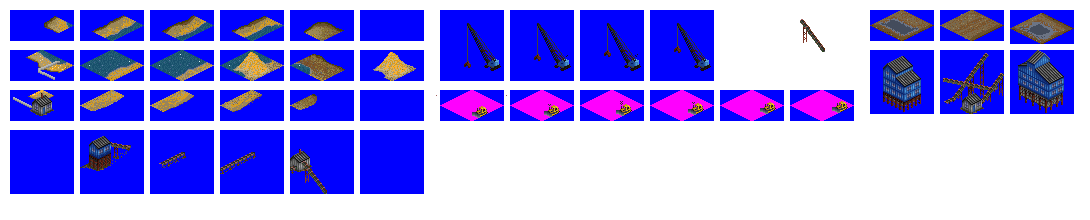
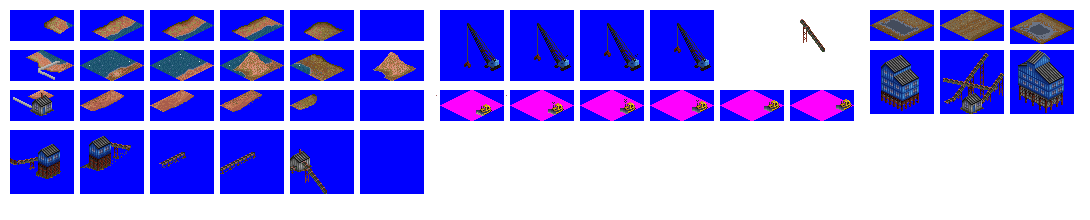
Revision of a layered 1090×220 image; what changed, layer by layer:
painted on "buildings" over (881, 55, 921, 112)
painted on "dozer" (2nd of 2, in "dozer") over (472, 99, 852, 118)
moved "Pit conveyors" above "small conveyor" over (10, 95, 492, 179)
added layer "Layer 23" in group "Pit conveyors" over (10, 158, 19, 165)
added layer "Layer 20 copy" in group "Pit conveyors" over (36, 144, 61, 179)
added layer "Layer 21" in group "Pit conveyors" over (12, 154, 54, 170)
renamed "clay pit" to "clay_pit", showed it, painted on it over (26, 16, 921, 112)
painted on "quarry" over (111, 72, 121, 77)
